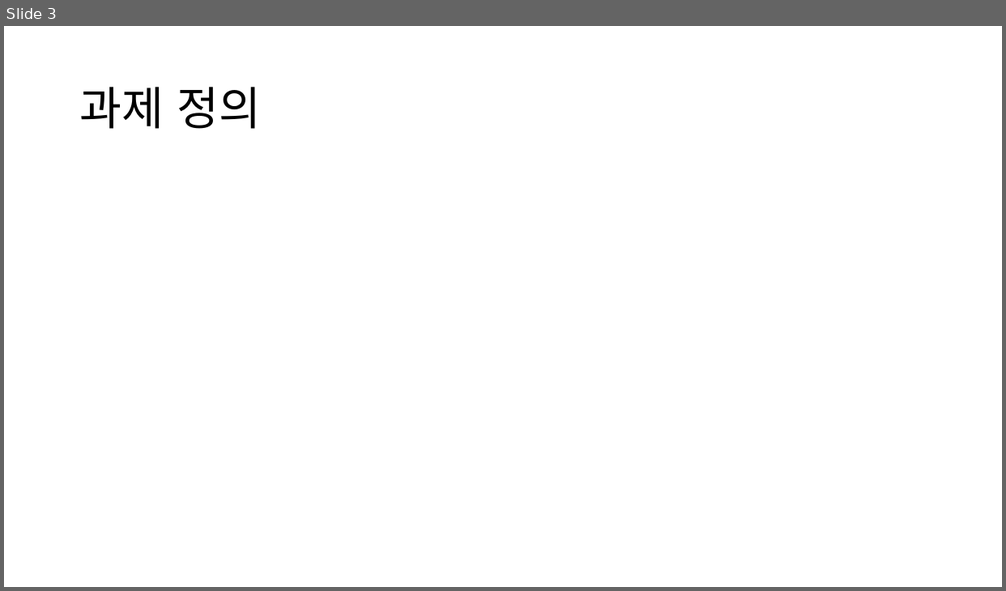
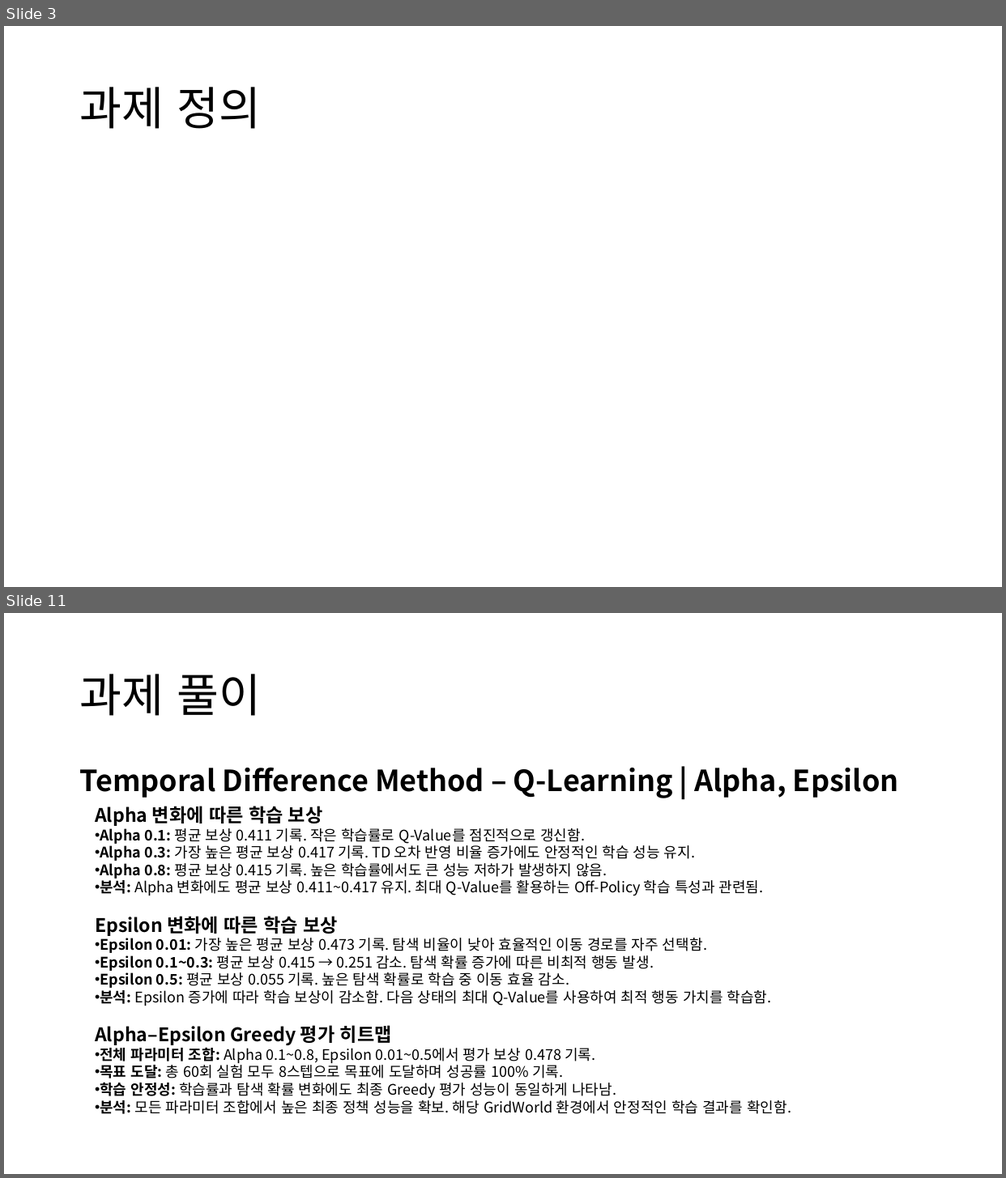
Before and after one commit to KweonTJ/Reinforcement_Learning, a slide deck: 7. Temporal Difference Method/7. Temporal Difference Method.pptx. Shown one above the other, each under a label of ours: slide 3 before the commit, slides 3 and 11 after it; the slides between them are not shown. The pictures are 1006x591 and 1006x1178 pixels, drawn with LibreOffice and Linux fonts; fonts in the diff are those of the drawing; grey boxes stand for pictures; background and template pictures are left out. Boxes give left, top, right and bottom in pixels: in the first picture for what was removed or moved away, otherwise in the second. Text is boxed around its words. In the diff, an @@ line names an element or a change of style, - is before the commit and + after.

```diff
--- a/7. Temporal Difference Method/7. Temporal Difference Method.pptx
+++ b/7. Temporal Difference Method/7. Temporal Difference Method.pptx
@@ slide 11 added at <box>4,613,1002,1174</box>, background #FFFFFF @@
@@ title added at <box>80,674,262,716</box>, 44 pt, text #000000 @@
+과제 풀이
@@ text added at <box>80,768,899,798</box>, 28 pt, text #000000, bold @@
+Temporal Difference Method – Q-Learning | Alpha, Epsilon
@@ text added at <box>95,806,791,1114</box>, 14 pt, text #000000 @@
+Alpha 변화에 따른 학습 보상
+• Alpha 0.1: 평균 보상 0.411 기록. 작은 학습률로 Q-Value를 점진적으로 갱신함.
+• Alpha 0.3: 가장 높은 평균 보상 0.417 기록. TD 오차 반영 비율 증가에도 안정적인 학습 성능 유지.
+• Alpha 0.8: 평균 보상 0.415 기록. 높은 학습률에서도 큰 성능 저하가 발생하지 않음.
+• 분석: Alpha 변화에도 평균 보상 0.411~0.417 유지. 최대 Q-Value를 활용하는 Off-Policy 학습 특성과 관련됨.
+Epsilon 변화에 따른 학습 보상
+• Epsilon 0.01: 가장 높은 평균 보상 0.473 기록. 탐색 비율이 낮아 효율적인 이동 경로를 자주 선택함.
+• Epsilon 0.1~0.3: 평균 보상 0.415 → 0.251 감소. 탐색 확률 증가에 따른 비최적 행동 발생.
+• Epsilon 0.5: 평균 보상 0.055 기록. 높은 탐색 확률로 학습 중 이동 효율 감소.
+• 분석: Epsilon 증가에 따라 학습 보상이 감소함. 다음 상태의 최대 Q-Value를 사용하여 최적 행동 가치를 학습함.
+Alpha–Epsilon Greedy 평가 히트맵
+• 전체 파라미터 조합: Alpha 0.1~0.8, Epsilon 0.01~0.5에서 평가 보상 0.478 기록.
+• 목표 도달: 총 60회 실험 모두 8스텝으로 목표에 도달하며 성공률 100% 기록.
+• 학습 안정성: 학습률과 탐색 확률 변화에도 최종 Greedy 평가 성능이 동일하게 나타남.
+• 분석: 모든 파라미터 조합에서 높은 최종 정책 성능을 확보. 해당 GridWorld 환경에서 안정적인 학습 결과를 확인함.
```
Also in this commit, not shown: 5 slides changed, 3 other slides added, 39 other files.
